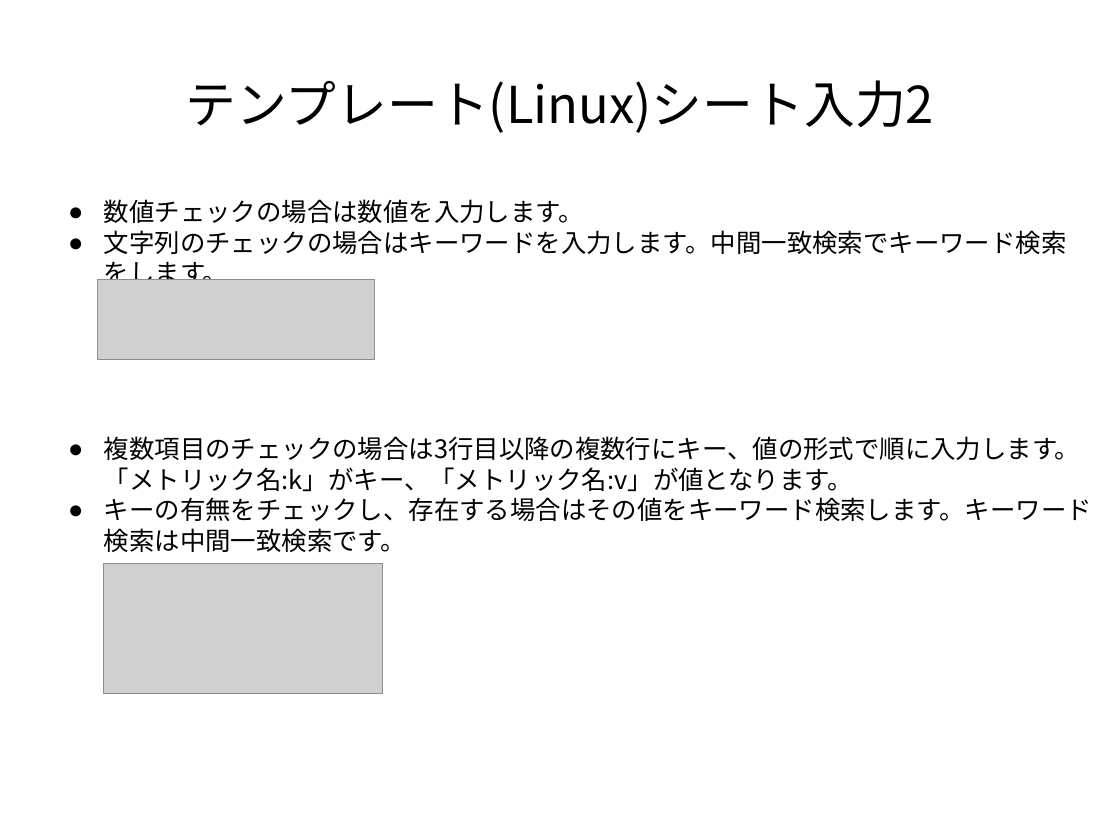
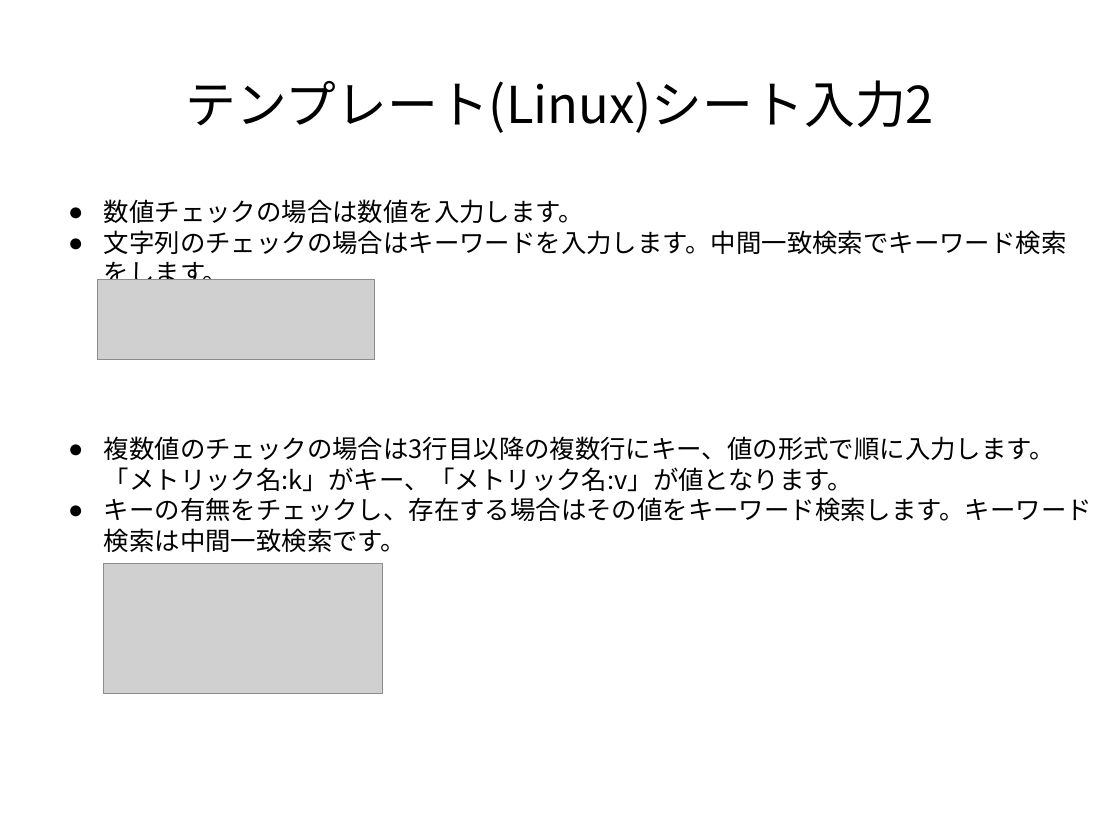
Before and after one commit to frsw3nr/gradle-server-acceptance, a slide deck: slide 29 of docs/jp/tutorial_test_pc.pptx. Drawn at 1120x840 pixels with LibreOffice and Linux fonts; fonts in the diff are those of the drawing; grey boxes stand for pictures. Boxes give left, top, right and bottom in pixels: in the first picture for what was removed or moved away, otherwise in the second. Text is boxed around its words. In the diff, an @@ line names an element or a change of style, - is before the commit and + after.

```diff
--- a/docs/jp/tutorial_test_pc.pptx
+++ b/docs/jp/tutorial_test_pc.pptx
@@ text at (104,436,1055,492): text changed @@
-● 複数項目のチェックの場合は3行目以降の複数行にキー、値の形式で順に入力します。
-  「メトリック名:k」がキー、「メトリック名:v」が値となります。
+● 複数値のチェックの場合は3行目以降の複数行にキー、値の形式で順に入力します。
+  「メトリック名:k」がキー、「メトリック名:v」が値となります。
```
Also in this commit, not shown: 10 other slides changed, 11 other files.
